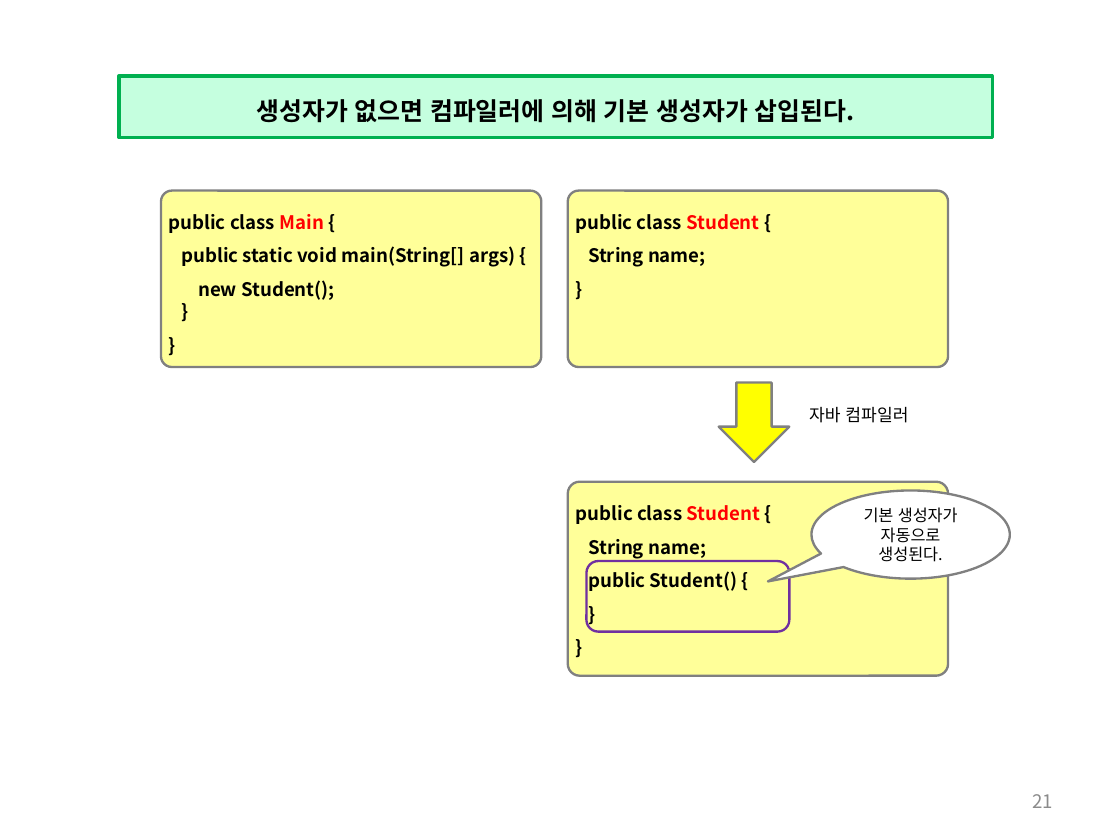
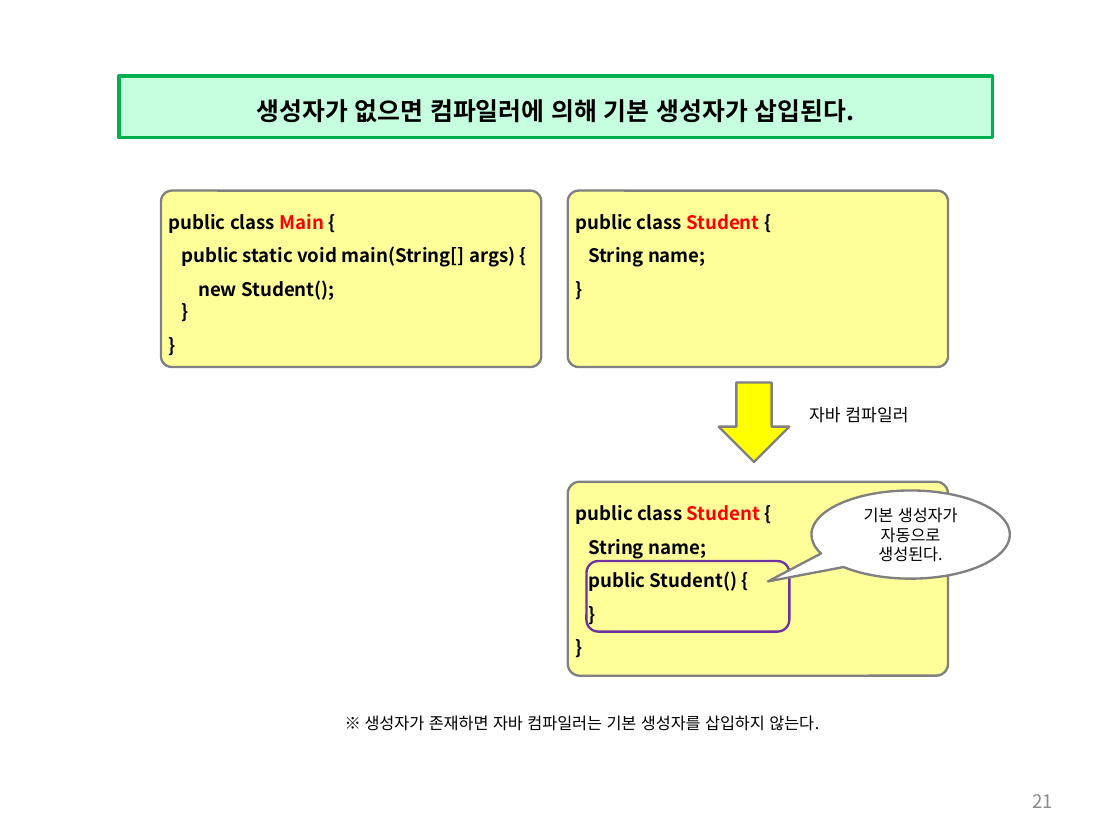
Before and after one commit to histime7/2018JavaClassroom, a slide deck: slide 21 of 수업자료/10_객체지향의 개요.pptx. Drawn at 1120x840 pixels with LibreOffice and Linux fonts; fonts in the diff are those of the drawing. Boxes give left, top, right and bottom in pixels: in the first picture for what was removed or moved away, otherwise in the second. Text is boxed around its words. In the diff, an @@ line names an element or a change of style, - is before the commit and + after.

```diff
--- a/수업자료/10_객체지향의 개요.pptx
+++ b/수업자료/10_객체지향의 개요.pptx
@@ text added at [365,715,819,731], 10.5 pt, text #000000 @@
+※ 생성자가 존재하면 자바 컴파일러는 기본 생성자를 삽입하지 않는다.
```
Also in this commit, not shown: 5 other slides changed, 25 slides added, 1 other file.
